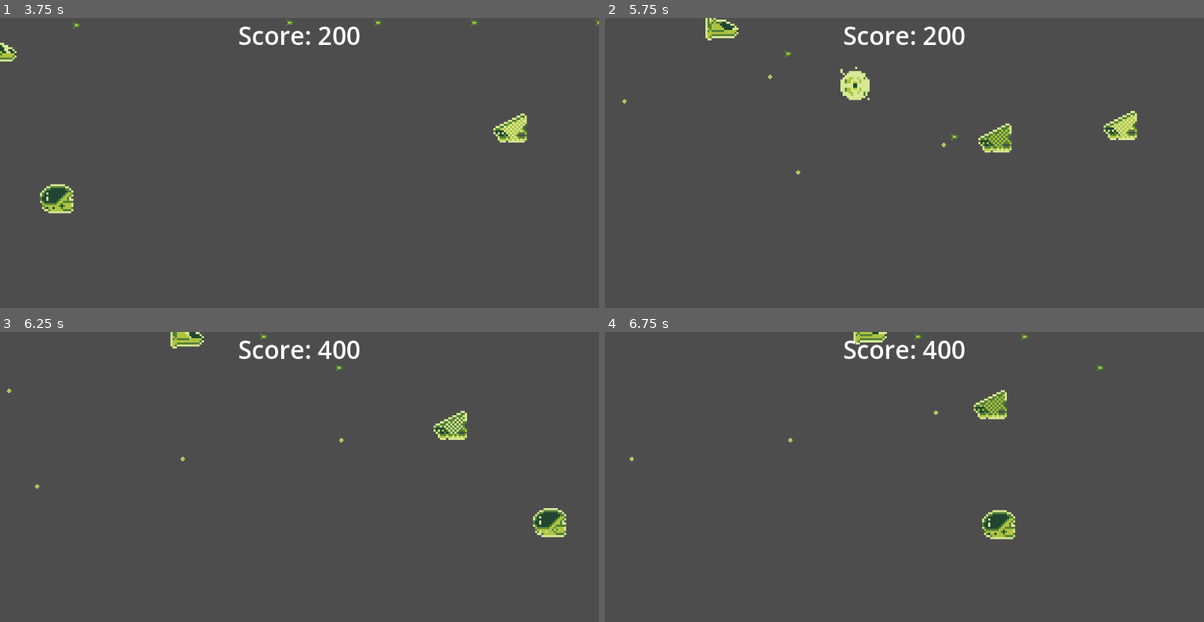
Above: before the commit, frames 1-4 (two rows, left to right).
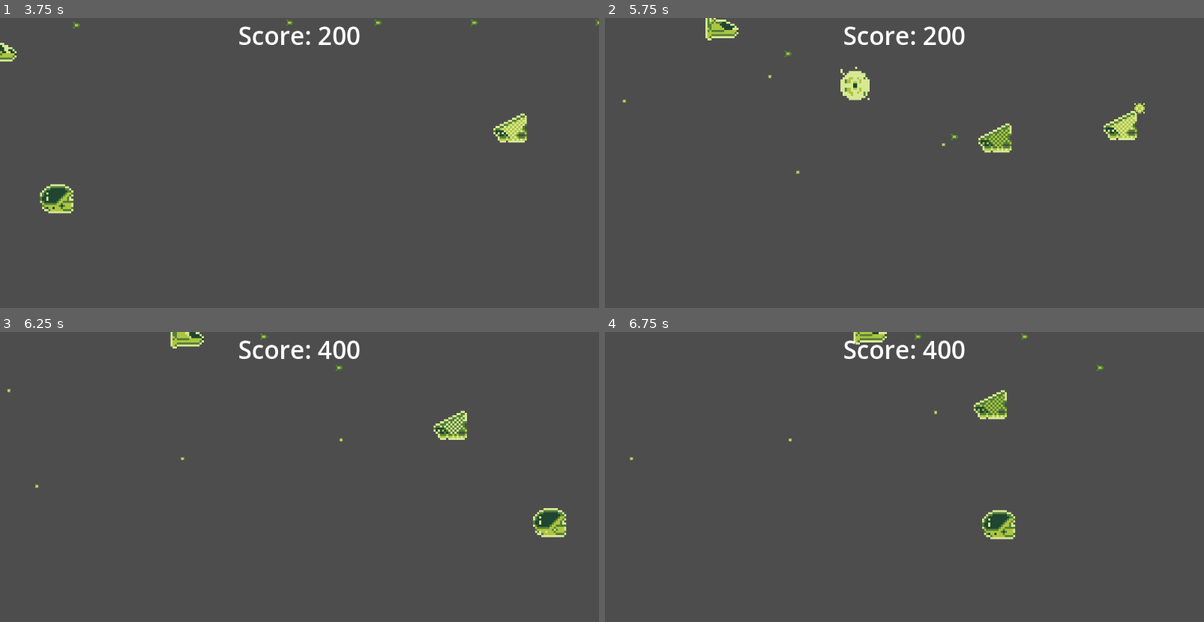
Above: after the commit, the same moments.

Repository: perimeterr/dds-shmup
Game: Godot game, scene res://scenes/game.tscn
Two runs of this game, one before a commit and one after it. Both use one fixed random seed, a clock stepped at 60 frames per second and the inputs below.
Inputs:
- Up to frame 1 (3.75 s): hold Space (shoot) 0.53-1.28 s; hold W (up) 0.53-2.03 s; tap Space (shoot) at 1.35, 2.85 s; hold Space (shoot) 2.03-2.78 s; hold A (left) 2.03-3.53 s; hold S (down) from 3.53 s (still down); hold Space (shoot) from 3.53 s (still down)
- Up to frame 2 (5.75 s): release S (down) at 4.28 s; release Space (shoot) at 4.28 s; hold D (right) 4.28-5.03 s; tap Space (shoot) at 4.35 s; hold W (up) from 5.03 s (still down); hold Space (shoot) from 5.03 s (still down)
- Up to frame 3 (6.25 s): release W (up) at 5.78 s; release Space (shoot) at 5.78 s; hold D (right) from 5.78 s (still down); tap Space (shoot) at 5.85 s
- Up to frame 4 (6.75 s): keep holding D (right); hold Space (shoot) from 6.53 s (still down)

Frame 1 is identical in both runs. In frame 2, less than 0.1% of the frame differs, in the area x 2-91%, y 19-55%; in frame 3, less than 0.1%; in frame 4, less than 0.1%.

Commit message:
added bullet explosions

Diff:
--- a/scenes/bullet.tscn
+++ b/scenes/bullet.tscn
@@ -1,7 +1,41 @@
-[gd_scene load_steps=4 format=3 uid="uid://cgv3lgsmhakkq"]
+[gd_scene load_steps=8 format=3 uid="uid://cgv3lgsmhakkq"]
 
 [ext_resource type="Texture2D" uid="uid://3udk0sxm85ow" path="res://assets/spritesheet.png" id="1_mkf8s"]
 [ext_resource type="Script" uid="uid://cuxbo8nggqm6" path="res://scripts/bullet.gd" id="1_y25gk"]
+
+[sub_resource type="AtlasTexture" id="AtlasTexture_qncy5"]
+atlas = ExtResource("1_mkf8s")
+region = Rect2(0, 64, 8, 8)
+
+[sub_resource type="AtlasTexture" id="AtlasTexture_l5glv"]
+atlas = ExtResource("1_mkf8s")
+region = Rect2(0, 72, 8, 8)
+
+[sub_resource type="AtlasTexture" id="AtlasTexture_eoqba"]
+atlas = ExtResource("1_mkf8s")
+region = Rect2(8, 72, 8, 8)
+
+[sub_resource type="SpriteFrames" id="SpriteFrames_tamys"]
+animations = [{
+"frames": [{
+"duration": 1.0,
+"texture": SubResource("AtlasTexture_qncy5")
+}],
+"loop": true,
+"name": &"default",
+"speed": 5.0
+}, {
+"frames": [{
+"duration": 1.0,
+"texture": SubResource("AtlasTexture_l5glv")
+}, {
+"duration": 1.0,
+"texture": SubResource("AtlasTexture_eoqba")
+}],
+"loop": false,
+"name": &"explosion",
+"speed": 5.0
+}]
 
 [sub_resource type="RectangleShape2D" id="RectangleShape2D_2b2rl"]
 size = Vector2(6.75, 4)
@@ -12,11 +46,11 @@
 collision_mask = 2
 script = ExtResource("1_y25gk")
 
-[node name="Sprite2D" type="Sprite2D" parent="."]
-texture = ExtResource("1_mkf8s")
-hframes = 16
-vframes = 16
-frame = 128
+[node name="AnimatedSprite2D" type="AnimatedSprite2D" parent="."]
+sprite_frames = SubResource("SpriteFrames_tamys")
+animation = &"explosion"
+frame = 1
+frame_progress = 1.0
 
 [node name="CollisionShape2D" type="CollisionShape2D" parent="."]
 position = Vector2(-0.375, 0)
--- a/scenes/enemy_bullet.tscn
+++ b/scenes/enemy_bullet.tscn
@@ -1,24 +1,57 @@
-[gd_scene load_steps=4 format=3 uid="uid://dges0b1wlpufn"]
+[gd_scene load_steps=8 format=3 uid="uid://dges0b1wlpufn"]
 
 [ext_resource type="Texture2D" uid="uid://3udk0sxm85ow" path="res://assets/spritesheet.png" id="1_d2qol"]
 [ext_resource type="Script" uid="uid://c3i8nlnbxa56q" path="res://scripts/enemy_bullet.gd" id="1_qx7rs"]
 
-[sub_resource type="CircleShape2D" id="CircleShape2D_d2qol"]
-radius = 4.0
+[sub_resource type="AtlasTexture" id="AtlasTexture_38r62"]
+atlas = ExtResource("1_d2qol")
+region = Rect2(0, 64, 8, 8)
+
+[sub_resource type="AtlasTexture" id="AtlasTexture_qx7rs"]
+atlas = ExtResource("1_d2qol")
+region = Rect2(0, 72, 8, 8)
+
+[sub_resource type="AtlasTexture" id="AtlasTexture_ckxic"]
+atlas = ExtResource("1_d2qol")
+region = Rect2(8, 72, 8, 8)
+
+[sub_resource type="SpriteFrames" id="SpriteFrames_d2qol"]
+animations = [{
+"frames": [{
+"duration": 1.0,
+"texture": SubResource("AtlasTexture_38r62")
+}],
+"loop": true,
+"name": &"default",
+"speed": 5.0
+}, {
+"frames": [{
+"duration": 1.0,
+"texture": SubResource("AtlasTexture_qx7rs")
+}, {
+"duration": 1.0,
+"texture": SubResource("AtlasTexture_ckxic")
+}],
+"loop": false,
+"name": &"explosion",
+"speed": 5.0
+}]
+
+[sub_resource type="RectangleShape2D" id="RectangleShape2D_qx7rs"]
+size = Vector2(5, 4)
 
 [node name="EnemyBullet" type="Area2D"]
 collision_layer = 4
 script = ExtResource("1_qx7rs")
 
-[node name="Sprite2D" type="Sprite2D" parent="."]
-texture = ExtResource("1_d2qol")
-hframes = 8
-vframes = 8
-frame = 10
+[node name="AnimatedSprite2D" type="AnimatedSprite2D" parent="."]
+rotation = 3.14159
+sprite_frames = SubResource("SpriteFrames_d2qol")
+animation = &"explosion"
 
 [node name="CollisionShape2D" type="CollisionShape2D" parent="."]
-position = Vector2(1, 1)
-shape = SubResource("CircleShape2D_d2qol")
+position = Vector2(0.5, 0)
+shape = SubResource("RectangleShape2D_qx7rs")
 
 [node name="VisibleOnScreenNotifier2D" type="VisibleOnScreenNotifier2D" parent="."]
 position = Vector2(10, 0)
--- a/scripts/bullet.gd
+++ b/scripts/bullet.gd
@@ -3,9 +3,13 @@
 @export var speed = 600
 @export var damage = 1
 
+@onready var animated_sprite : AnimatedSprite2D = $AnimatedSprite2D
+
+func _ready():
+	animated_sprite.animation = "default"
+
 func _physics_process(delta):
 	global_position.x += speed * delta
-
 
 func _on_visible_on_screen_notifier_2d_screen_exited() -> void:
 	queue_free()
@@ -14,4 +18,8 @@
 func _on_area_entered(area: Area2D) -> void:
 	if area is Enemy:
 		area.take_damage(damage)
+		animated_sprite.animation = "explosion"
+		var tween = create_tween()
+		tween.tween_property(animated_sprite, "scale", Vector2(3,3), 0.05)
+		await tween.finished
 		queue_free()
--- a/scripts/enemy_bullet.gd
+++ b/scripts/enemy_bullet.gd
@@ -2,6 +2,8 @@
 
 @export var speed = 600
 @export var damage = 1
+
+@onready var animated_sprite = $AnimatedSprite2D
 
 func _physics_process(delta):
 	global_position.x += -speed * delta
@@ -12,4 +14,8 @@
 func _on_body_entered(body: CharacterBody2D) -> void:
 	if body is Player:
 		body.take_damage(damage)
+		animated_sprite.animation = "explosion"
+		var tween = create_tween()
+		tween.tween_property(animated_sprite, "scale", Vector2(3,3), 0.05)
+		await tween.finished
 		queue_free()
